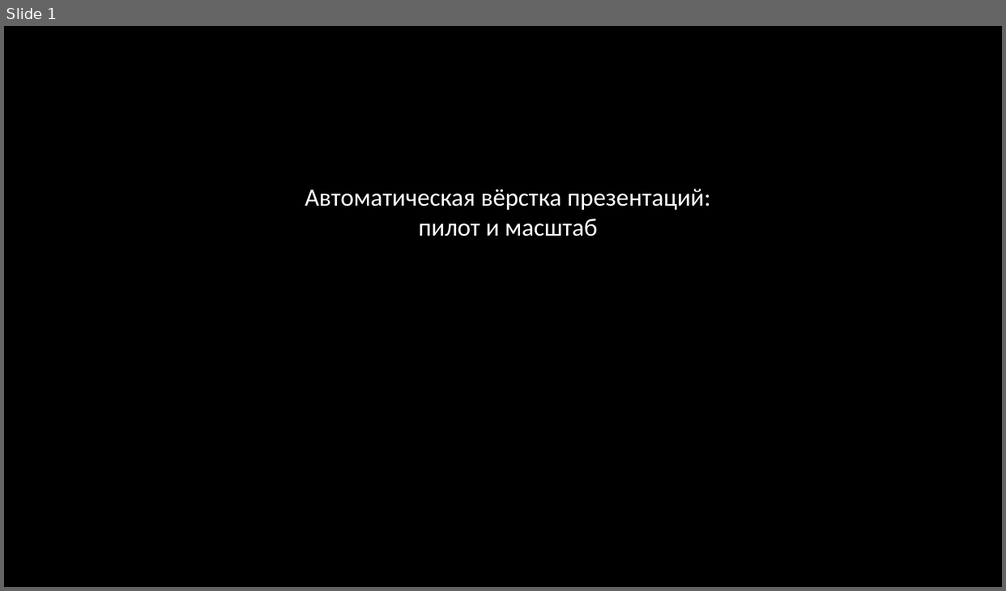
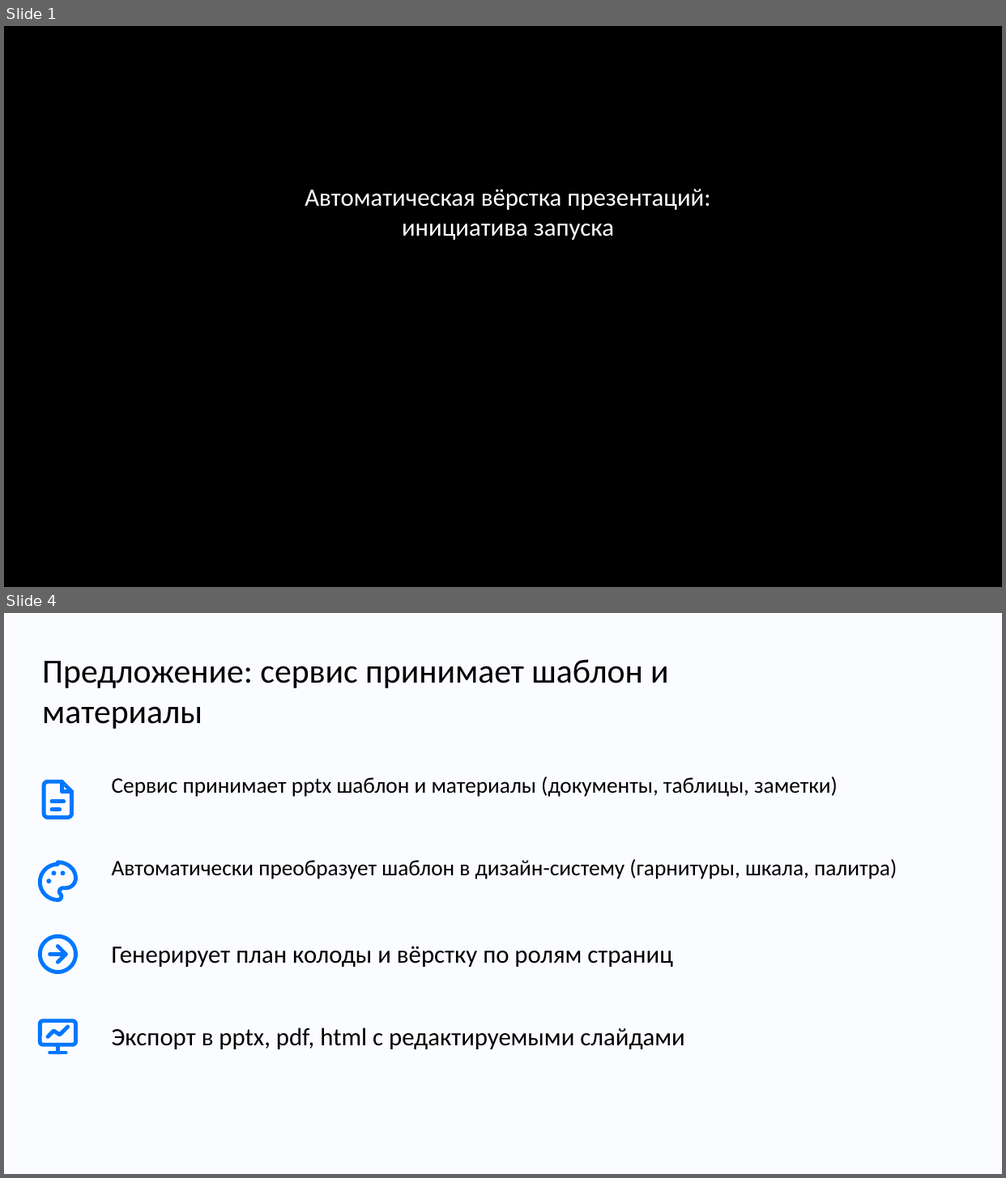
Before and after one commit to DiFoxenGit/-VKTechHackathon, a slide deck: samples/VK_Tech_шаблон__classic.pptx. Shown one above the other, each under a label of ours: slide 1 before the commit, slides 1 and 4 after it; the slides between them are not shown. The pictures are 1006x591 and 1006x1178 pixels, drawn with LibreOffice and Linux fonts; fonts in the diff are those of the drawing; background and template pictures are left out. Boxes give left, top, right and bottom in pixels: in the first picture for what was removed or moved away, otherwise in the second. Text is boxed around its words. In the diff, an @@ line names an element or a change of style, - is before the commit and + after.

```diff
--- a/samples/VK_Tech_шаблон__classic.pptx
+++ b/samples/VK_Tech_шаблон__classic.pptx
@@ slide 4 added at [4, 613, 1002, 1174], background #FAFCFF @@
@@ text added at [42, 659, 669, 729], 24.4 pt, text #000000 @@
+Предложение: сервис принимает шаблон и материалы
@@ text added at [112, 777, 837, 797], 16 pt, text #000000 @@
+Сервис принимает pptx шаблон и материалы (документы, таблицы, заметки)
@@ group added at [44, 781, 72, 818]: 4 freeform shapes @@
@@ group added at [40, 862, 76, 901]: 3 ellipses, 1 freeform shape @@
@@ text added at [112, 859, 897, 879], 16 pt, text #000000 @@
+Автоматически преобразует шаблон в дизайн-систему (гарнитуры, шкала, палитра)
@@ ellipse added at [40, 936, 76, 973], outline #0077FF 2.87 pt @@
@@ freeform shape added at [58, 946, 66, 962], outline #0077FF 2.87 pt @@
@@ text added at [112, 946, 673, 967], 18 pt, text #000000 @@
+Генерирует план колоды и вёрстку по ролям страниц
@@ freeform shape added at [50, 954, 66, 954], outline #0077FF 2.87 pt @@
@@ group added at [40, 1021, 76, 1053]: 3 freeform shapes, 1 rounded rectangle @@
@@ text added at [112, 1028, 684, 1050], 18 pt, text #000000 @@
+Экспорт в pptx, pdf, html с редактируемыми слайдами
@@ slide 1 changed as well @@
@@ text at [305, 189, 710, 240]: text changed @@
-Автоматическая вёрстка презентаций: пилот и масштаб
+Автоматическая вёрстка презентаций: инициатива запуска
```
Also in this commit, not shown: 1 other slide changed, 9 other slides added, 8 slides removed, 21 other files.
